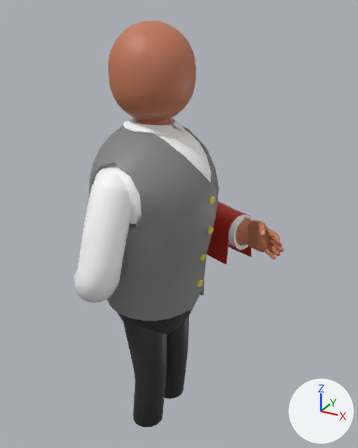
One commit to the FBX model Assets/Content/Models/Bartender/Bartender.fbx: the scene before it, then after it.
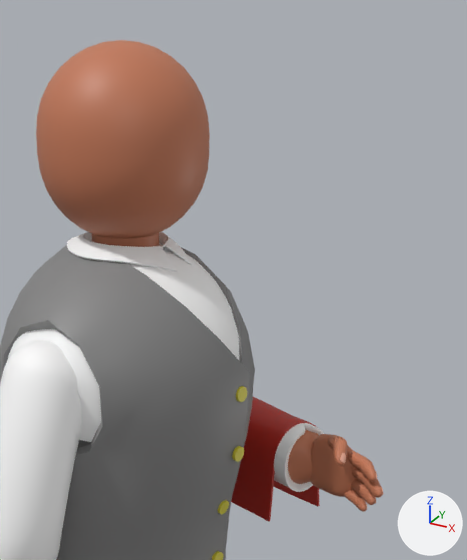
Each version is shown whole from a 50 mm lens placed at (1.727, -2.789, 3.153), pointed at (0.142, 0.092, 1.712), then close up on the part from 25% to 91% of the width and 0% to 63% of the height. Lighting does not change. The marker at lower right points along +X, +Y and +Z. Where no turn or scale is listed for an object, it has been applied to the vertices.

Objects in the first close-up: 'Arm.L', 'Arm.R', 'Body', 'Hand', 'Handcloth', 'Head'.
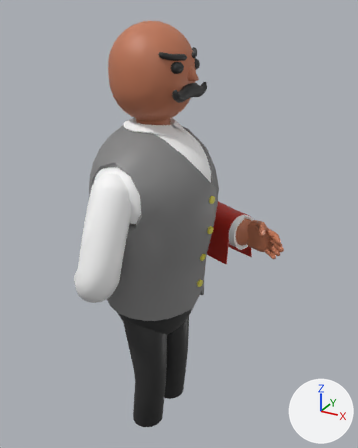
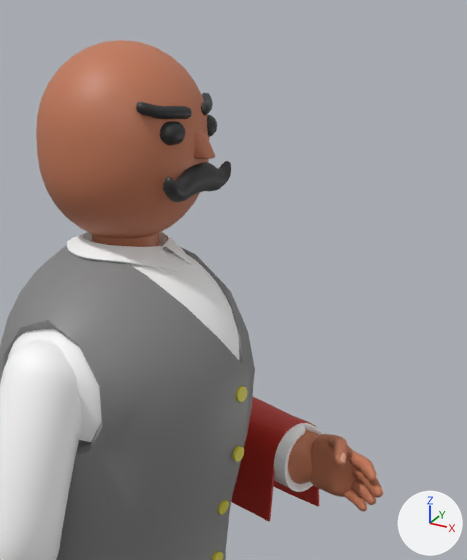
Boxes (x1, y1, x2, y2) around the edits, measured in the close-ups (467 x 560 px):
'Head', reshaped (12% wider)
    before: (36, 40, 210, 247)
    after: (36, 40, 231, 247)
part 1 of me_sphere_001, added (black)
    after: (160, 121, 185, 145)
part 2 of me_sphere_001, added
    after: (207, 114, 217, 137)
part 3 of me_sphere_001, added (black)
    after: (163, 161, 231, 202)
part 4 of me_sphere_001, added (black)
    after: (136, 102, 192, 119)
part 5 of me_sphere_001, added
    after: (201, 93, 213, 115)
part 6 of me_sphere_001, added
    after: (194, 129, 215, 160)

The edits, one by one:
me_sphere_001 is used by ob_head; location (0.0, 0.0, 2.795).
me_sphere_001 had 578 vertices, 576 faces and spanned x -0.277..0.277, y -0.277..0.277, z -0.368..0.277.
me_sphere_001 now has 1680 vertices, 1605 faces and spans x -0.277..0.32, y -0.277..0.277, z -0.368..0.277.
me_sphere_001 part 1: a new loose piece of 320 vertices spanning x 0.201..0.276, y -0.159..-0.067, z -0.011..0.059, in mat_black (black #2e2e2e).
me_sphere_001 part 2: a new loose piece of 320 vertices spanning x 0.201..0.276, y 0.067..0.159, z -0.011..0.059, in mat_black (black #2e2e2e).
me_sphere_001 part 3: a new loose piece of 262 vertices spanning x 0.242..0.302, y -0.202..0.205, z -0.177..-0.075, in mat_black (black #2e2e2e).
me_sphere_001 part 4: a new loose piece of 84 vertices spanning x 0.173..0.276, y -0.219..-0.04, z 0.061..0.118, in mat_black (black #2e2e2e).
me_sphere_001 part 5: a new loose piece of 84 vertices spanning x 0.173..0.276, y 0.04..0.219, z 0.061..0.118, in mat_black (black #2e2e2e).
me_sphere_001 part 6: a new loose piece of 32 vertices spanning x 0.268..0.32, y -0.033..0.033, z -0.059..0.033, in mat_skin (orange #c47858).
me_sphere_001 part 7: the surface is now shaded smooth.
me_sphere_001 now uses material mat_black (black #2e2e2e).
